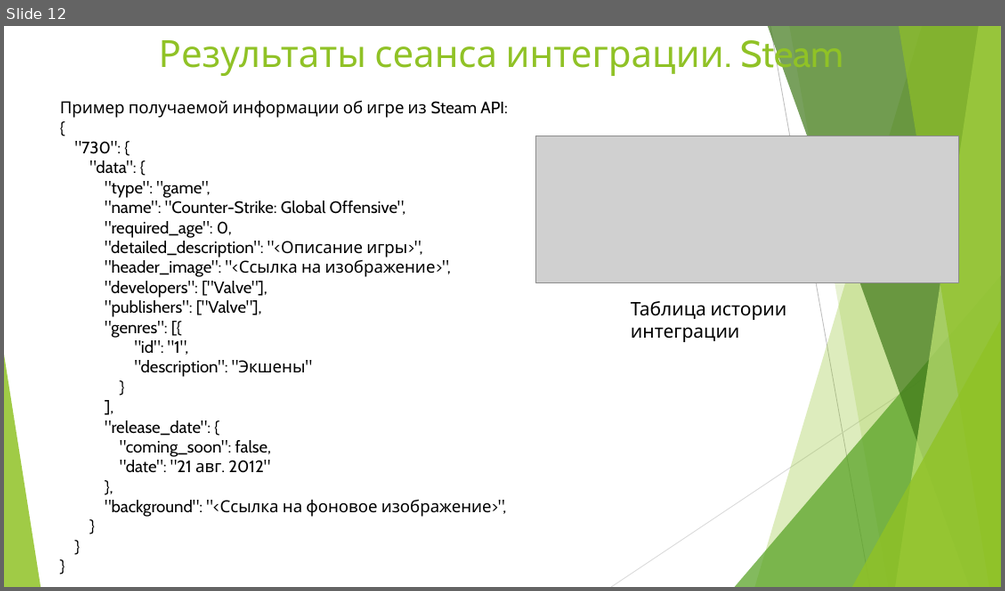
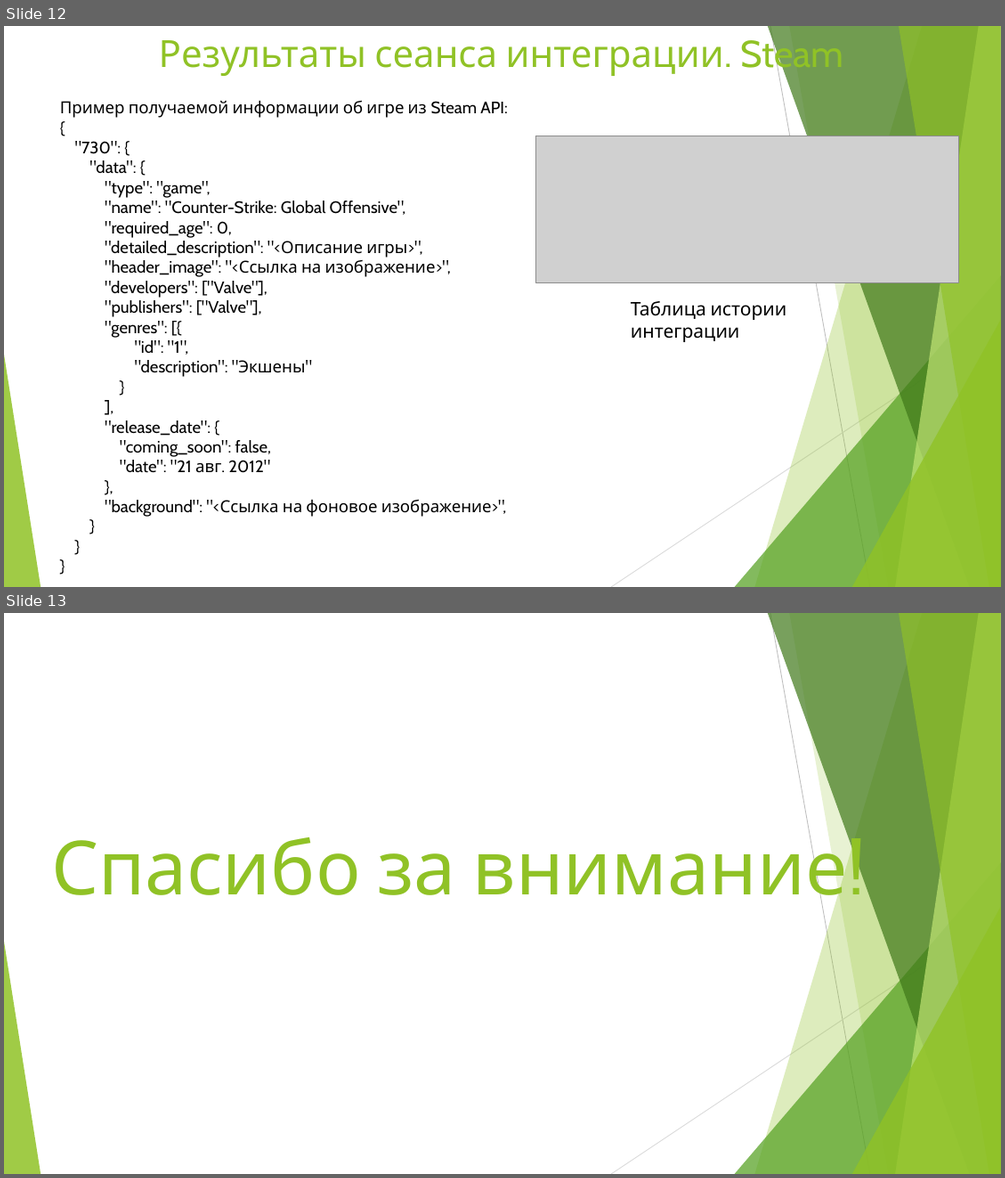
Before and after one commit to Aregore/diplom_suka, a slide deck: 3гор/курсовая_презентация.pptx. Shown one above the other, each under a label of ours: slide 12 before the commit, slides 12 and 13 after it. The pictures are 1005x591 and 1005x1178 pixels, drawn with LibreOffice and Linux fonts; fonts in the diff are those of the drawing; grey boxes stand for pictures. Boxes give left, top, right and bottom in pixels: in the first picture for what was removed or moved away, otherwise in the second. Text is boxed around its words. In the diff, an @@ line names an element or a change of style, - is before the commit and + after.

Commit message:
Add files via upload
СПАСИБО ЗА ВНИМАНИЕ

```diff
--- a/3гор/курсовая_презентация.pptx
+++ b/3гор/курсовая_презентация.pptx
@@ slide 13 added at <box>4,613,1001,1174</box>, background #FFFFFF; not listed: 10 template elements that a slide beside it also shows @@
@@ title added at <box>51,824,848,913</box>, 72 pt, text #90C226 @@
+Спасибо за внимание!
```
